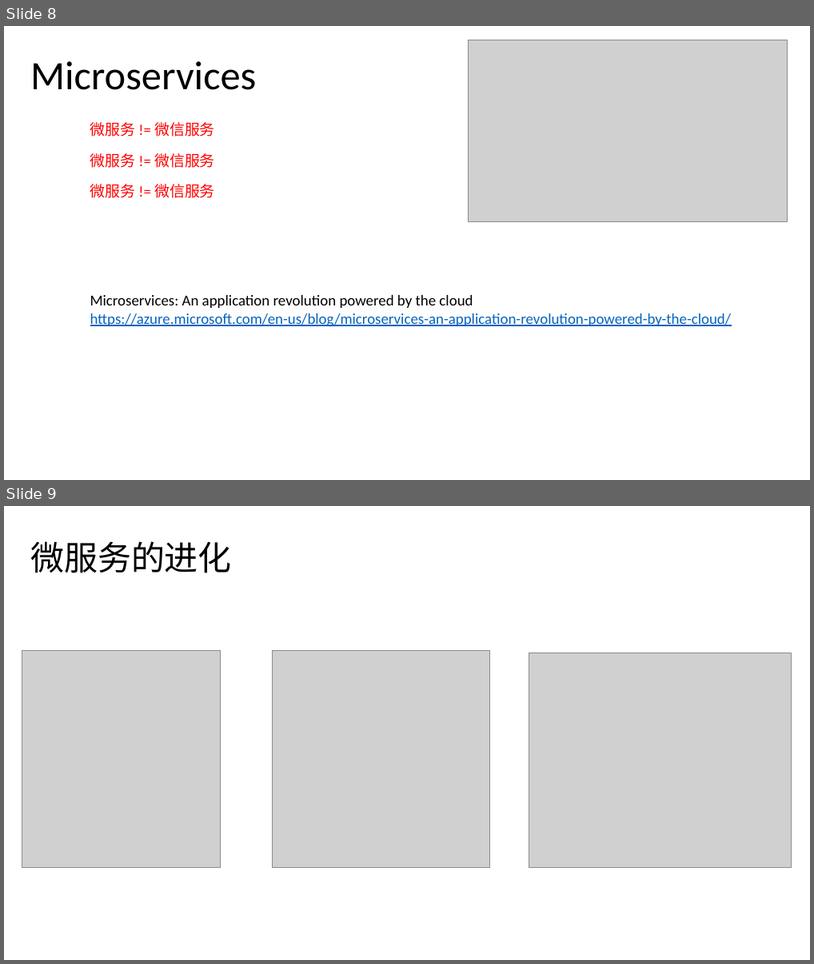
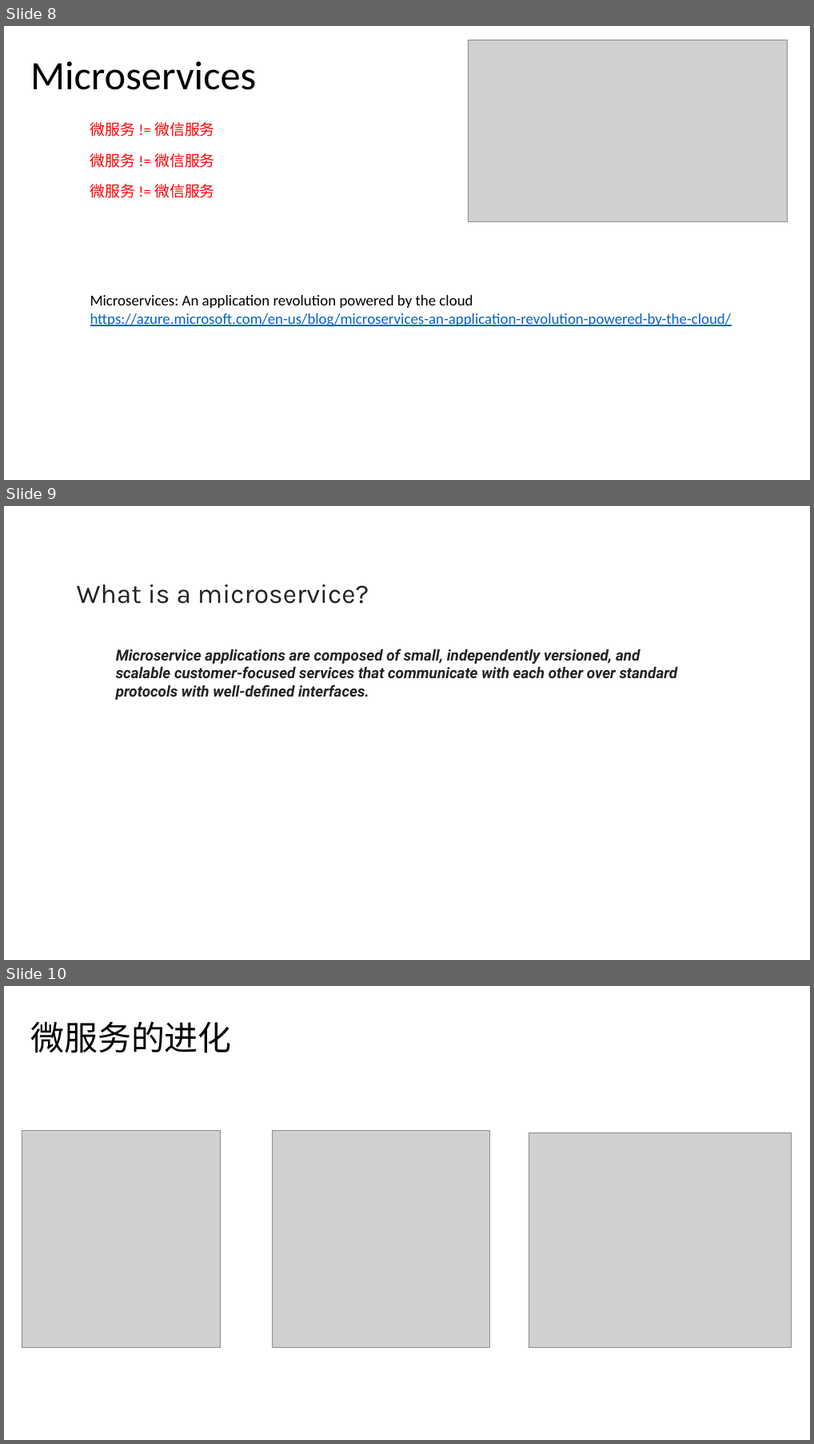
Before and after one commit to FredJiangFei/MyDocuments, a slide deck: 工作/Service Fabric/Service Fabric.pptx. Shown one above the other, each under a label of ours: slides 8 and 9 before the commit, slides 8, 9 and 10 after it. The pictures are 814x964 and 814x1444 pixels, drawn with LibreOffice and Linux fonts; fonts in the diff are those of the drawing; grey boxes stand for pictures. Boxes give left, top, right and bottom in pixels: in the first picture for what was removed or moved away, otherwise in the second. Text is boxed around its words. In the diff, an @@ line names an element or a change of style, - is before the commit and + after.

```diff
--- a/工作/Service Fabric/Service Fabric.pptx
+++ b/工作/Service Fabric/Service Fabric.pptx
@@ slide 9 added at <box>4,506,810,960</box>, background #FFFFFF @@
@@ text added at <box>77,584,369,604</box>, 32 pt, text #222222 @@
+What is a microservice?
@@ text added at <box>116,648,678,700</box>, 18 pt, text #222222, bold, italic @@
+Microservice applications are composed of small, independently versioned, and scalable customer-focused services that communicate with each other over standard protocols with well-defined interfaces.
@@ what was slide 9 is now slide 10 @@
```
Also in this commit, not shown: 1 slide changed, 4 other slides added, 1 slide removed.
